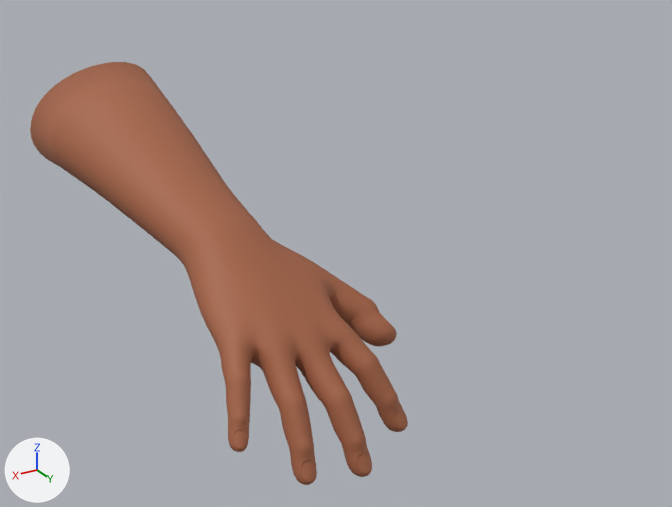
What one commit did to the FBX model 3D建模/動畫/拍肩膀R動畫.fbx.
The view is the same before and after, from a 50 mm lens placed at (-0.365, 1.004, 0.623), pointed at (-0.824, 0.238, 0.24). The lights are fixed; the arrows at lower left show +X, +Y and +Z. The older version comes first.

Before the edit, the objects in view are built like this:
```python
me_plane_003 = bpy.data.meshes.new('Plane.003')
me_plane_003.from_pydata(...)  # 3929 vertices, 3909 faces; spans x -0.526..0.405, y -0.309..0.226, z -0.58..0.284
me_plane_003.materials.append(mat_skin_002)  # brown #a76546
ob_male_003 = bpy.data.objects.new('Male.003', me_plane_003)
ob_male_003.location = (-0.677, 0.217, 0.347)
ob_male_003.rotation_euler = (0.0803, 2.803, 1.548)  # degrees (4.6, 161, 89)
ob_male_003.scale = (-0.457, -0.457, -0.457)
```
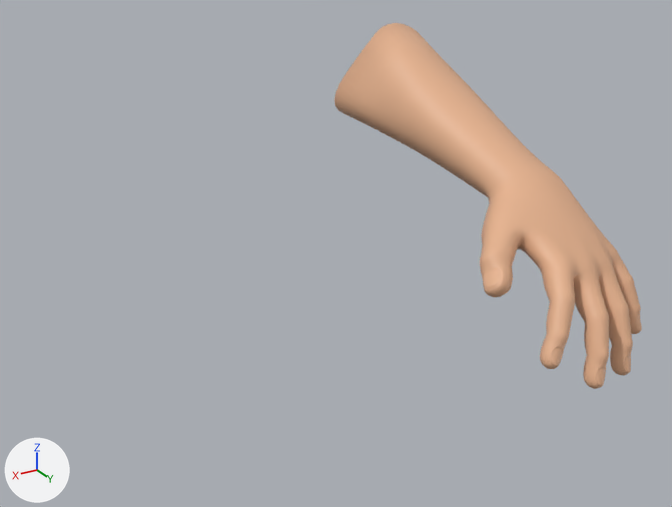
Boxes [x1, y1, x2, y2] around the edits, measured in the pictures (672 x 507 px):
'Male.003', recoloured, moved, turned, rescaled
    before: [30, 62, 408, 485]
    after: [334, 23, 642, 389]

The change, as a list of edits to the scene's bpy script:
```text
Add mat_皮膚:
    mat_皮膚 = principled_material('皮膚')
    mat_皮膚.base_color = (0.8, 0.453, 0.274)  # beige #e7b38f
Change me_plane_003:
    where me_plane_003.from_pydata(...)  # 3929 vertices, 3909 faces; spans x -0.526..0.405, y -0.309..0.226, z -0.58..0.284
    remove me_plane_003.materials.append(mat_skin_002)  # brown #a76546
    add me_plane_003.materials.append(mat_皮膚)  # beige #e7b38f
Change ob_male_003:
    ob_male_003.location: (-0.677, 0.217, 0.347) -> (-1.042, 0.219, 0.345)
    ob_male_003.rotation_euler: (0.0803, 2.803, 1.548) -> (-0.203, -0.235, 1.787)  # degrees (4.6, 161, 89) -> degrees (-12, -13, 102)
    ob_male_003.scale: (-0.457, -0.457, -0.457) -> (0.453, 0.455, 0.455)
```
